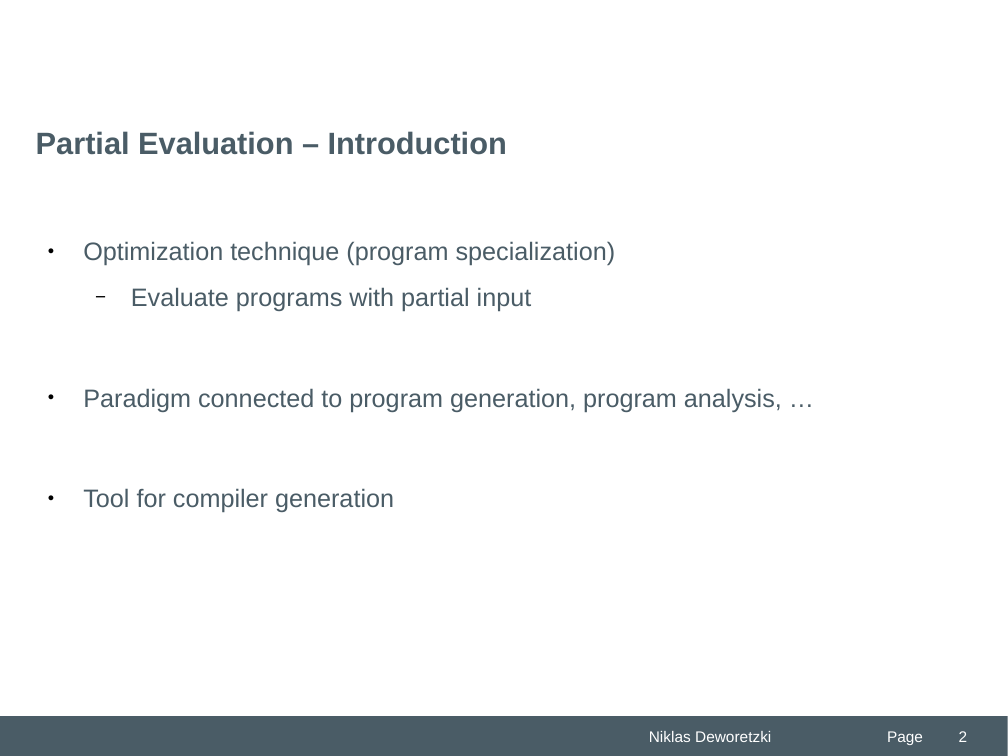
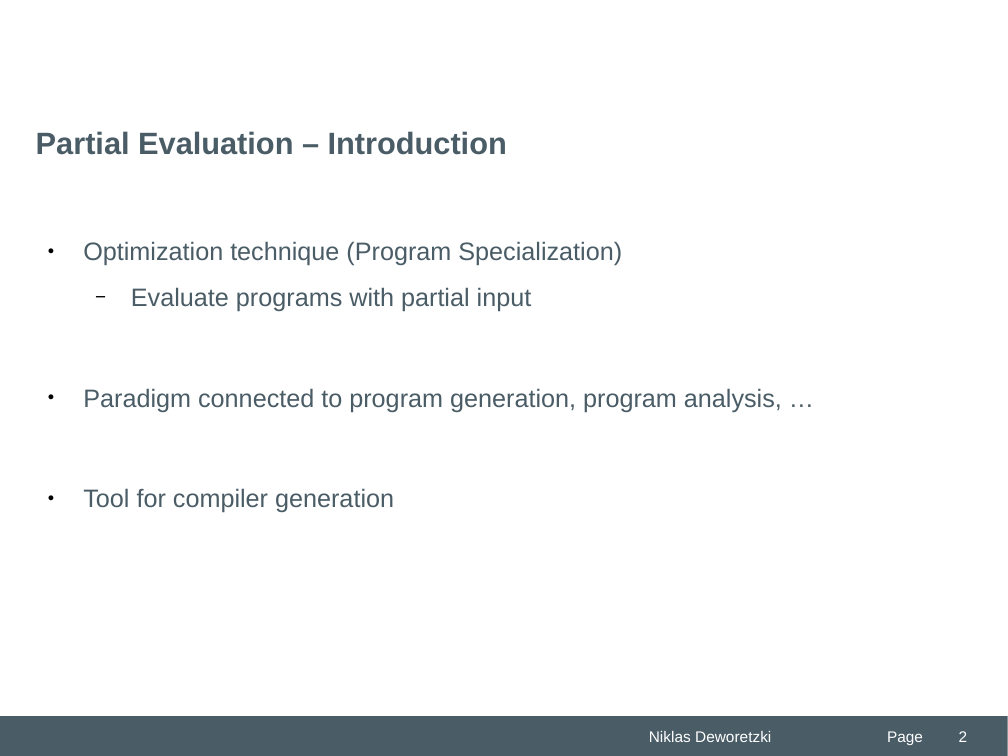
Before and after one commit to Niklas-Deworetzki/thm-masterseminar, a slide deck: slide 2 of paper/presentation/THM-Praesentation-FB06-MNI.odp. Drawn at 1008x756 pixels with LibreOffice and Linux fonts; fonts in the diff are those of the drawing; background and template pictures are left out. Boxes give left, top, right and bottom in pixels: in the first picture for what was removed or moved away, otherwise in the second. Text is boxed around its words. In the diff, an @@ line names an element or a change of style, - is before the commit and + after.

```diff
--- a/paper/presentation/THM-Praesentation-FB06-MNI.odp
+++ b/paper/presentation/THM-Praesentation-FB06-MNI.odp
@@ text at [83,241,622,266]: text changed @@
-● Optimization technique (program specialization)
+● Optimization technique (Program Specialization)
```
Also in this commit, not shown: 9 other slides changed, 7 slides removed, 7 other files.
